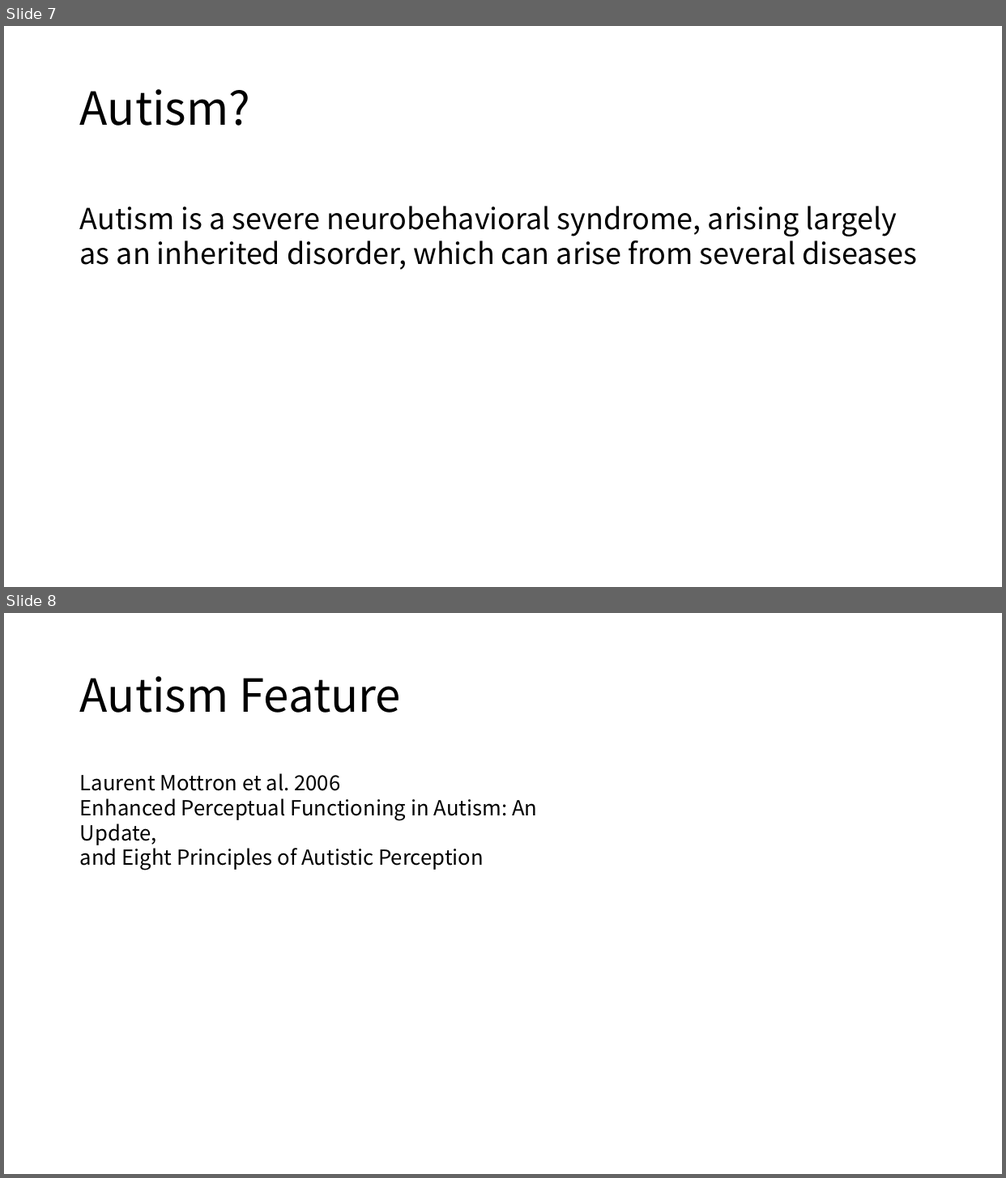
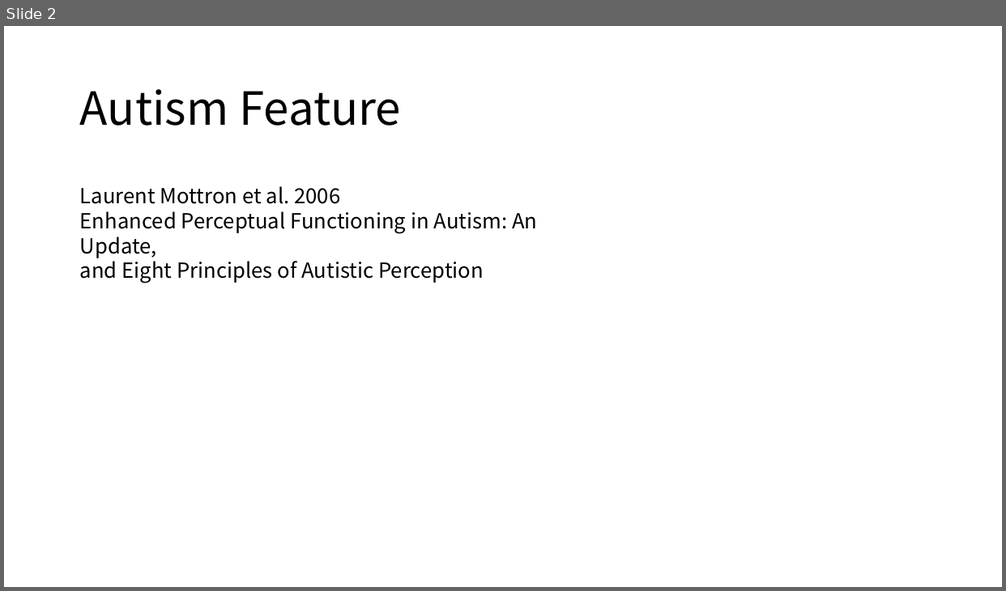
Before and after one commit to topaz11100/PROGRESS, a slide deck: 2_0729/0729_progress.pptx. Shown one above the other, each under a label of ours: slides 7 and 8 before the commit, slide 2 after it. The pictures are 1006x1178 and 1006x591 pixels, drawn with LibreOffice and Linux fonts; fonts in the diff are those of the drawing. Boxes give left, top, right and bottom in pixels: in the first picture for what was removed or moved away, otherwise in the second. Text is boxed around its words. In the diff, an @@ line names an element or a change of style, - is before the commit and + after.

```diff
--- a/2_0729/0729_progress.pptx
+++ b/2_0729/0729_progress.pptx
@@ slide 7 removed at [4, 26, 1002, 587], background #FFFFFF @@
@@ title removed at [80, 89, 250, 126] @@
-Autism?
@@ text removed at [80, 206, 918, 270] @@
-Autism is a severe neurobehavioral syndrome, arising largely
-as an inherited disorder, which can arise from several diseases
@@ what was slide 8 is now slide 2 @@
```
Also in this commit, not shown: 1 slide changed, 5 other slides removed, 2 other files.
